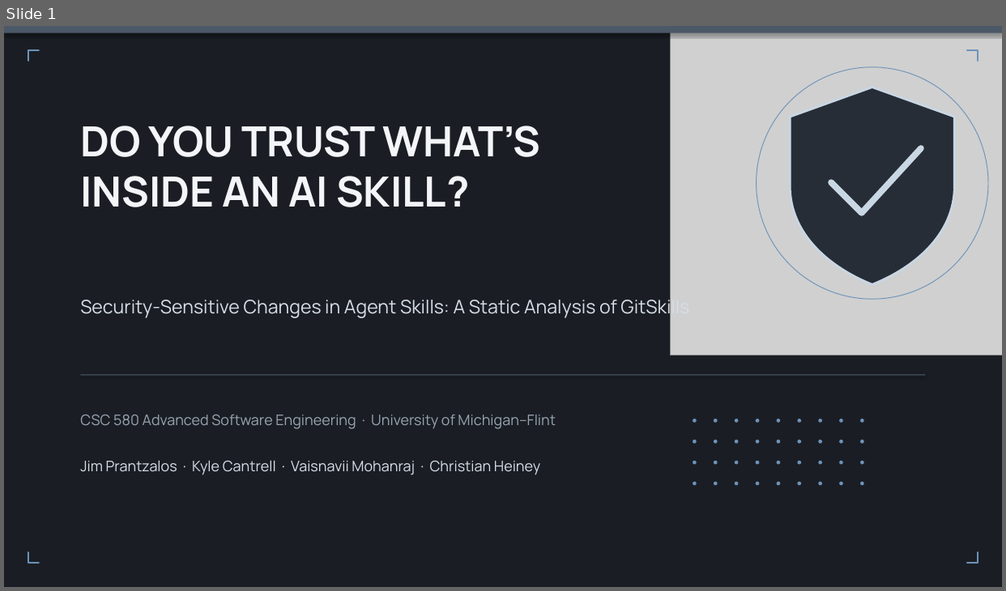
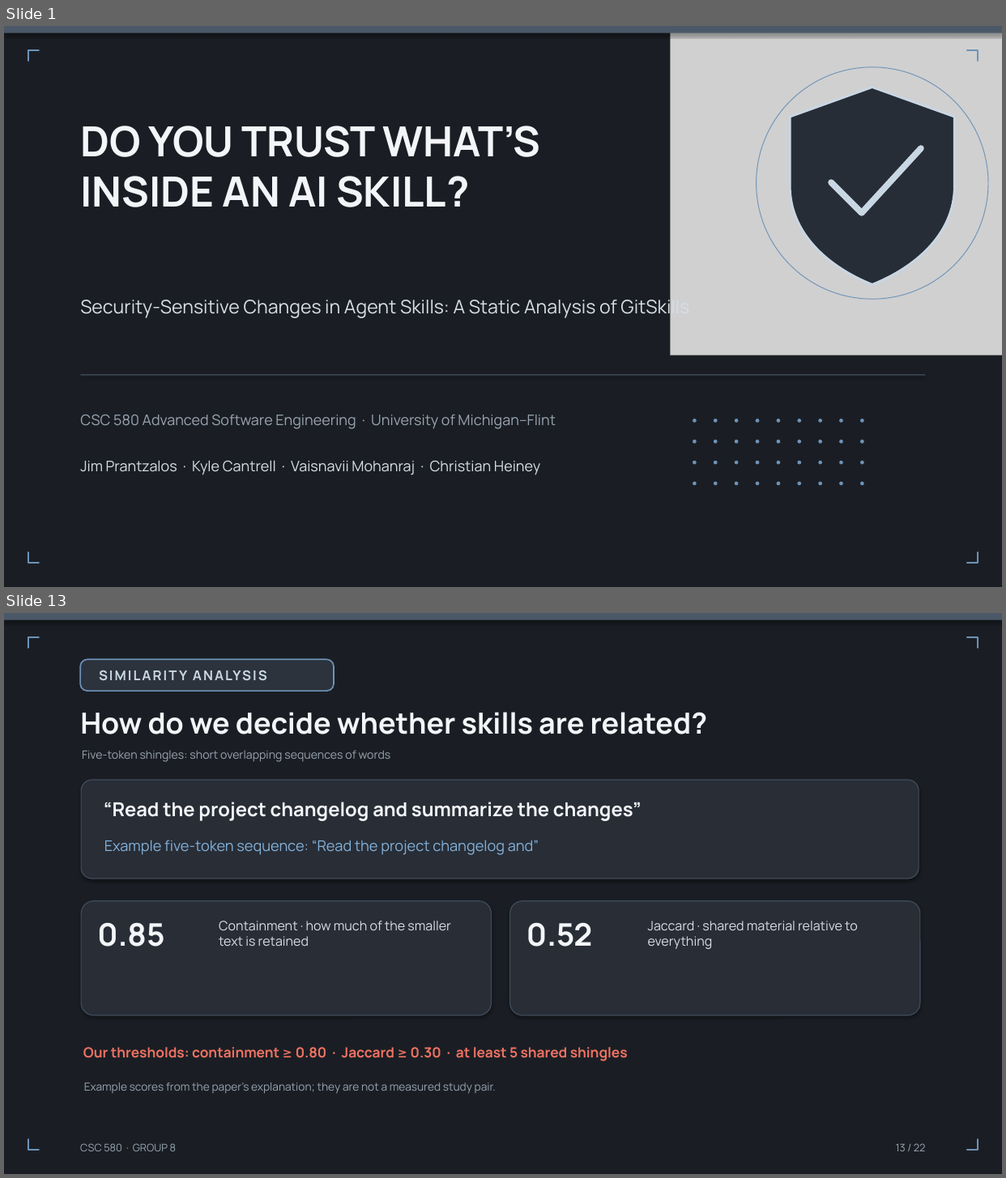
Before and after one commit to umdnp/csc580-project8, a slide deck: docs/group8_final_presentation.pptx. Shown one above the other, each under a label of ours: slide 1 before the commit, slides 1 and 13 after it; the slides between them are not shown. The pictures are 1006x591 and 1006x1178 pixels, drawn with LibreOffice and Linux fonts; fonts in the diff are those of the drawing; grey boxes stand for pictures; background and template pictures are left out. Boxes give left, top, right and bottom in pixels: in the first picture for what was removed or moved away, otherwise in the second. Text is boxed around its words. In the diff, an @@ line names an element or a change of style, - is before the commit and + after.

```diff
--- a/docs/group8_final_presentation.pptx
+++ b/docs/group8_final_presentation.pptx
@@ slide 13 added at [4, 613, 1002, 1174], background picture (left out) @@
@@ rectangle added at [4, 613, 1002, 620], fill #4A5868 @@
@@ freeform shape added at [28, 637, 55, 664], outline #6E93B8 1.5 pt @@
@@ rounded rectangle added at [80, 659, 334, 691], fill gradient #2C333D to #2A313B, outline #6E93B8 1.25 pt, 13 pt, text #C9D6E3, bold @@
+SIMILARITY ANALYSIS
@@ freeform shape added at [951, 637, 978, 664], outline #6E93B8 1.5 pt @@
@@ text added at [80, 712, 707, 735], 28 pt, text #F3F5F8, bold @@
+How do we decide whether skills are related?
@@ text added at [82, 750, 391, 762], 11 pt, text #98A4B1 @@
+Five-token shingles: short overlapping sequences of words
@@ rounded rectangle added at [81, 780, 918, 879], fill #282D36, outline #414D5C 0.9 pt @@
@@ text added at [104, 802, 641, 821], 18.5 pt, text #F3F5F8, bold @@
+“Read the project changelog and summarize the changes”
@@ text added at [104, 840, 539, 855], 14.2 pt, text #83B0D8 @@
+Example five-token sequence: “Read the project changelog and”
@@ rounded rectangle added at [81, 901, 492, 1016], fill #282D36, outline #414D5C 0.9 pt @@
@@ rounded rectangle added at [510, 901, 920, 1016], fill #282D36, outline #414D5C 0.9 pt @@
@@ text added at [97, 922, 164, 947], 30 pt, text #F3F5F8, bold @@
+0.85
@@ text added at [219, 921, 450, 946], 12.5 pt, text #D6DDE5 @@
+Containment · how much of the smaller text is retained
@@ text added at [526, 922, 592, 947], 30 pt, text #F3F5F8, bold @@
+0.52
@@ text added at [648, 921, 858, 949], 12.5 pt, text #D6DDE5 @@
+Jaccard · shared material relative to everything
@@ text added at [83, 1047, 628, 1062], 13.5 pt, text #F07262, bold @@
+Our thresholds: containment ≥ 0.80 · Jaccard ≥ 0.30 · at least 5 shared shingles
@@ text added at [84, 1083, 496, 1093], 10.7 pt, text #98A4B1 @@
+Example scores from the paper’s explanation; they are not a measured study pair.
@@ freeform shape added at [28, 1123, 55, 1151], outline #6E93B8 1.5 pt @@
@@ text added at [80, 1144, 176, 1152], 10 pt, text #98A4B1 @@
+CSC 580 · GROUP 8
@@ text added at [896, 1144, 926, 1152], 10 pt, text #98A4B1 @@
+13 / 22
@@ freeform shape added at [951, 1123, 978, 1151], outline #6E93B8 1.5 pt @@
```
Also in this commit, not shown: 8 slides changed, 12 other slides added.
